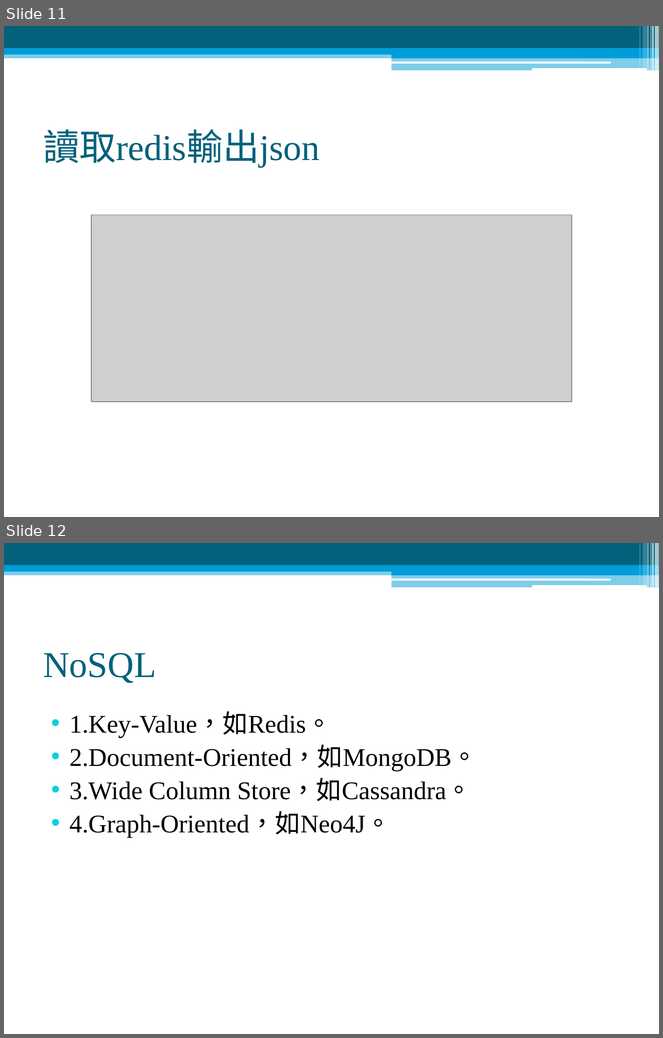
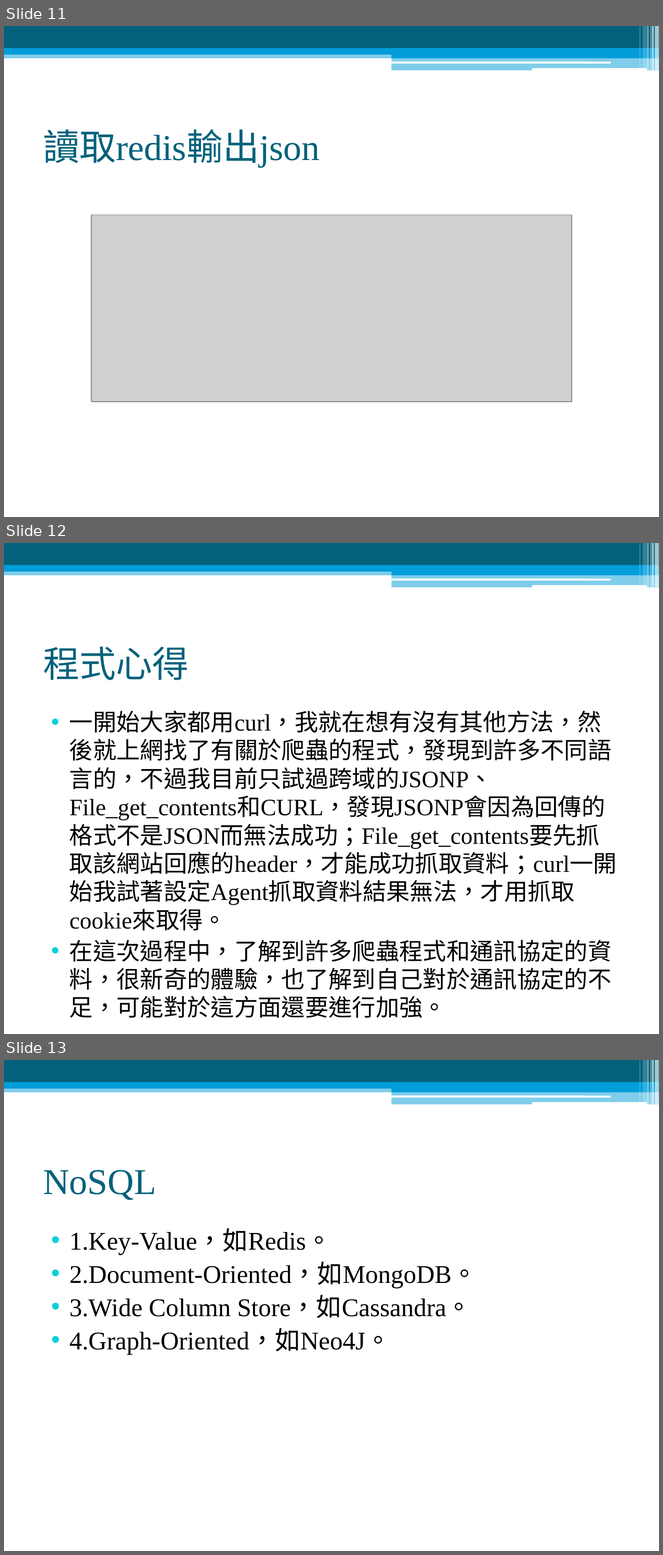
Before and after one commit to family2099/ReadSoccerData, a slide deck: 爬蟲與redis.pptx. Shown one above the other, each under a label of ours: slides 11 and 12 before the commit, slides 11, 12 and 13 after it. The pictures are 663x1038 and 663x1555 pixels, drawn with LibreOffice and Linux fonts; fonts in the diff are those of the drawing; grey boxes stand for pictures. Boxes give left, top, right and bottom in pixels: in the first picture for what was removed or moved away, otherwise in the second. Text is boxed around its words. In the diff, an @@ line names an element or a change of style, - is before the commit and + after.

Commit message:
加入心得與小修改

```diff
--- a/爬蟲與redis.pptx
+++ b/爬蟲與redis.pptx
@@ slide 12 added at <box>4,543,659,1034</box>, background #FFFFFF; not listed: 13 template elements that a slide beside it also shows @@
@@ title added at <box>43,646,189,680</box>, 40 pt, text #04617B @@
+程式心得
@@ text added at <box>70,710,617,1018</box>, 25.9 pt, text #000000 @@
+• 一開始大家都用curl，我就在想有沒有其他方法，然後就上網找了有關於爬蟲的程式，發現到許多不同語言的，不過我目前只試過跨域的JSONP、File_get_contents和CURL，發現JSONP會因為回傳的格式不是JSON而無法成功；File_get_contents要先抓取該網站回應的header，才能成功抓取資料；curl一開始我試著設定Agent抓取資料結果無法，才用抓取cookie來取得。
+• 在這次過程中，了解到許多爬蟲程式和通訊協定的資料，很新奇的體驗，也了解到自己對於通訊協定的不足，可能對於這方面還要進行加強。
@@ what was slide 12 is now slide 13 @@
```
Also in this commit, not shown: 3 slides changed, 1 other slide added.
